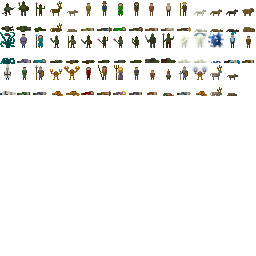
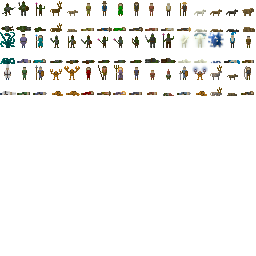
Comparing the layer stacks of the two 256px x 256px images. Changes:
painted on "Background" over [195, 66, 254, 95]
